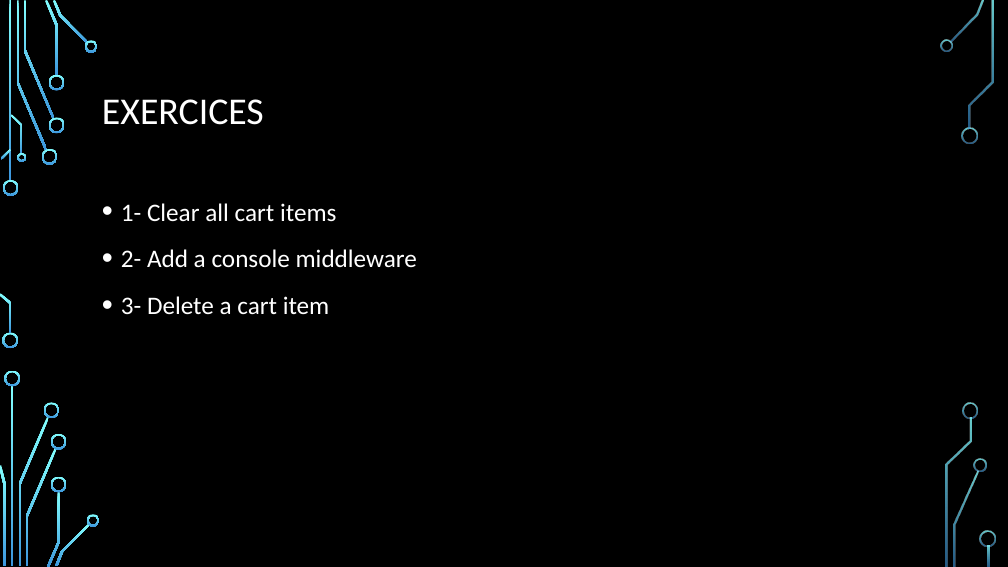
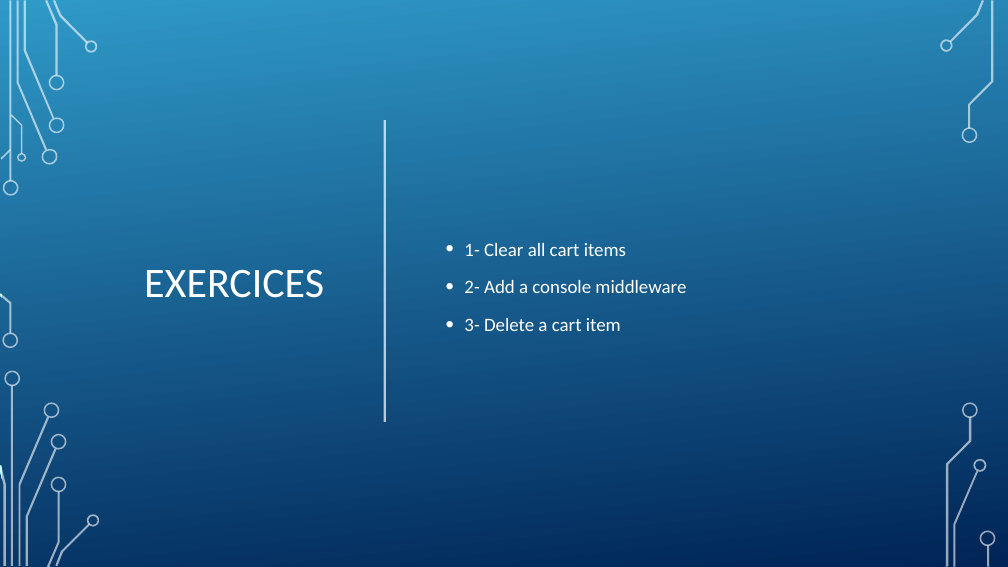
Before and after one commit to samuelgaudreau/formation-front-end-3, a slide deck: slide 18 of part-1/Redux+Patterns.pptx (slide 17 before the commit). Drawn at 1008x567 pixels with LibreOffice and Linux fonts; fonts in the diff are those of the drawing; background and template pictures are left out. Boxes give left, top, right and bottom in pixels: in the first picture for what was removed or moved away, otherwise in the second. Text is boxed around its words. In the diff, an @@ line names an element or a change of style, - is before the commit and + after.

```diff
--- a/part-1/Redux+Patterns.pptx
+++ b/part-1/Redux+Patterns.pptx
@@ rectangle added at box(2, 0, 1008, 566), fill gradient #3198C9 to #002456 @@
@@ title "EXERCICES": place and size @@
-title "EXERCICES" at box(102, 99, 264, 125)
+title "EXERCICES" at box(144, 269, 324, 298)
@@ title "EXERCICES" at box(144, 269, 324, 298): size 36 to 40 pt; alignment left to right @@
@@ text "1- Clear all cart items": place and size @@
-text "1- Clear all cart items" at box(121, 203, 417, 314)
+text "1- Clear all cart items" at box(464, 243, 686, 331)
@@ text "1- Clear all cart items" at box(464, 243, 686, 331): size 24 to 18 pt; vertical alignment top to middle @@
@@ line added from (385, 120) to (385, 422), #FFFFFF 2 pt @@
@@ group added at box(0, 0, 100, 567): 24 freeform shapes, 2 rectangles @@
@@ group added at box(940, 0, 996, 566): 9 freeform shapes, 1 rectangle @@
```
Also in this commit, not shown: 1 other slide changed, 26 slides added, 4 other files.
